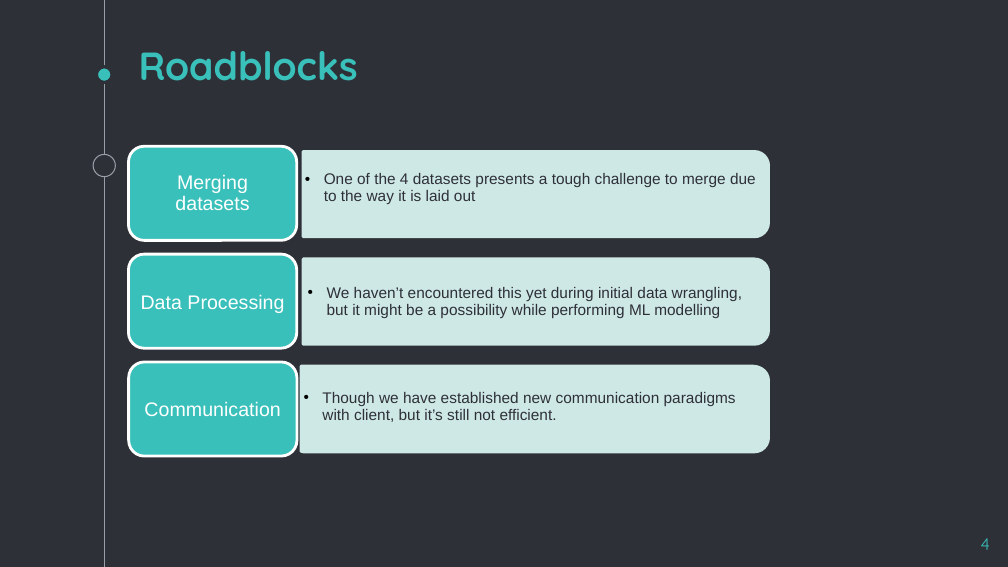
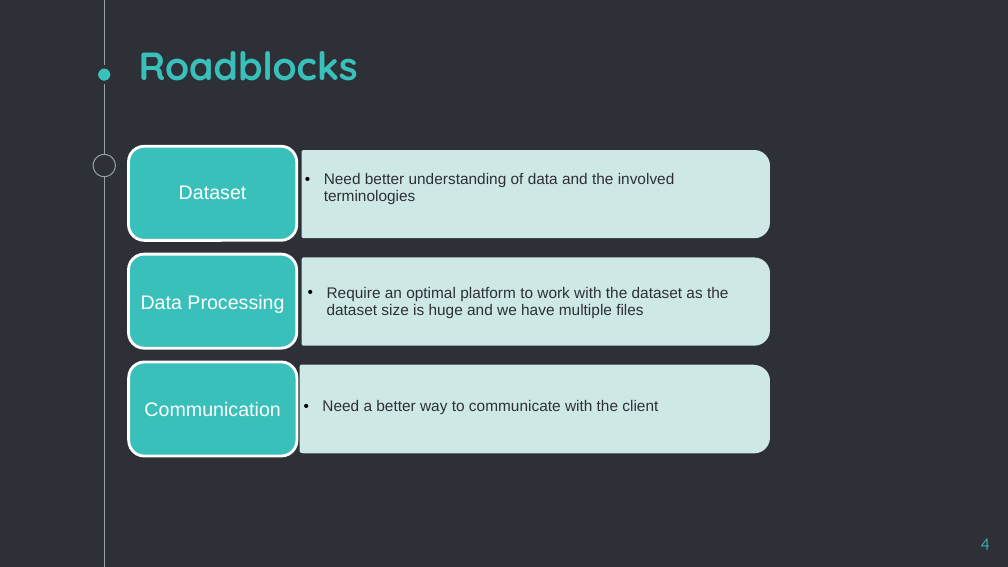
Before and after one commit to navdeep94/AAFC_UBC_Capstone_Crop_Prediction, a slide deck: slide 4 of admin/weekly-updates/AAFC_Capstone_week2.pptx. Drawn at 1008x567 pixels with LibreOffice and Linux fonts; fonts in the diff are those of the drawing. Boxes give left, top, right and bottom in pixels: in the first picture for what was removed or moved away, otherwise in the second. Text is boxed around its words. In the diff, an @@ line names an element or a change of style, - is before the commit and + after.

```diff
--- a/admin/weekly-updates/AAFC_Capstone_week2.pptx
+++ b/admin/weekly-updates/AAFC_Capstone_week2.pptx
@@ text at (324, 173, 675, 204): text changed @@
-  • One of the 4 datasets presents a tough challenge to merge due to the way it is laid out
+  • Need better understanding of data and the involved terminologies
@@ text at (179, 185, 247, 199): text changed @@
-Merging datasets
+Dataset
@@ text at (327, 287, 728, 318): text changed @@
-  • We haven’t encountered this yet during initial data wrangling, but it might be a possibility while performing ML modelling
+  • Require an optimal platform to work with the dataset as the dataset size is huge and we have multiple files
@@ text at (322, 400, 658, 414): text changed @@
-  • Though we have established new communication paradigms with client, but it’s still not efficient.
+  • Need a better way to communicate with the client
```
Also in this commit, not shown: 3 other slides changed, 1 slide removed, 5 other files.
